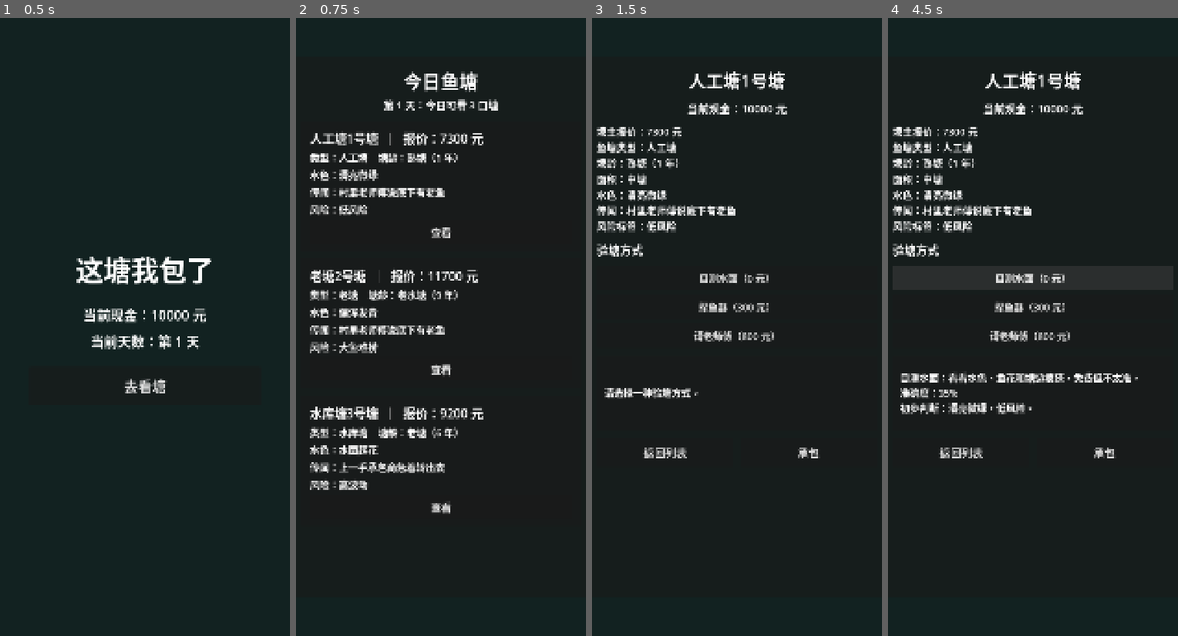
Above: before the commit, frames 1-4 (left to right).
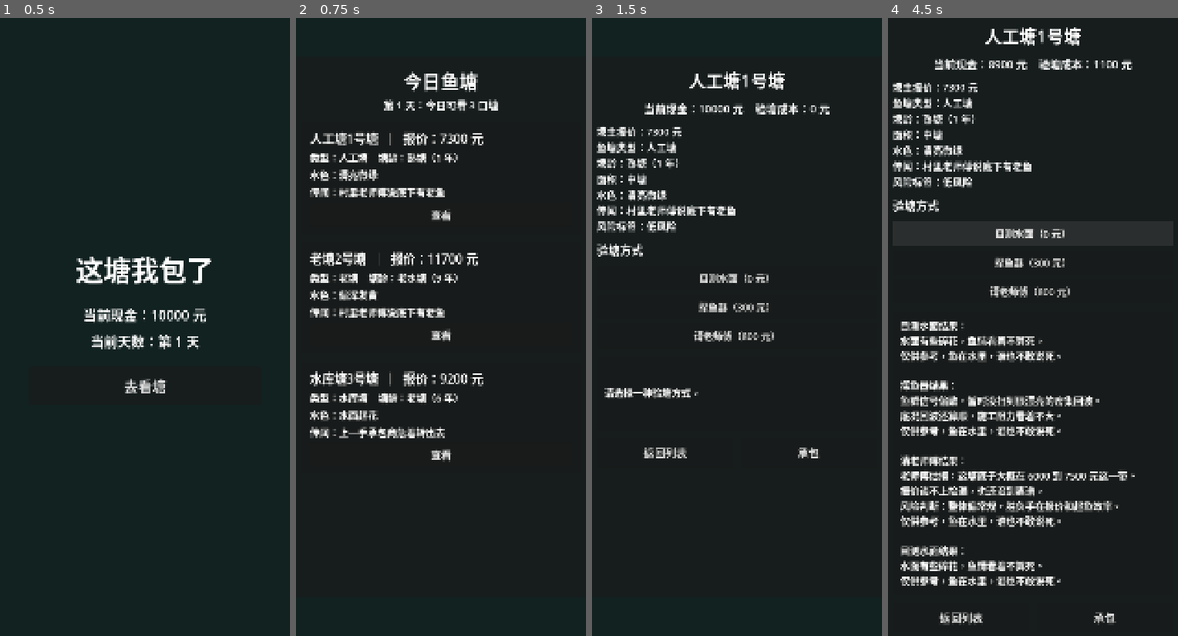
Above: after the commit, the same moments.

Repository: shawnlee6701/fishpond
Game: Godot game, scene res://scenes/Main.tscn
Two runs of this game, one before a commit and one after it. Both use one fixed random seed, a clock stepped at 60 frames per second and the inputs below.
Inputs:
- Up to frame 1 (0.5 s): no input
- Up to frame 2 (0.75 s): click "去看塘" at 0.5 s
- Up to frame 3 (1.5 s): click "查看" at 1.25 s
- Up to frame 4 (4.5 s): click "目测水面（0 元）" at 2 s; click "探鱼器（300 元）" at 2.75 s; click "请老师傅（800 元）" at 3.5 s; click "目测水面（0 元）" at 4.25 s

Frame 1 is identical in both runs. In frame 2, 7.7% of the frame differs, in the area x 4-65%, y 30-81%; in frame 3, 0.8%; in frame 4, 18%, in the area x 1-87%, y 1-99%.

Commit message:
Implement pond inspection system

Diff:
--- a/scripts/game_state.gd
+++ b/scripts/game_state.gd
@@ -5,8 +5,11 @@
 
 var cash: int = 0
 var day: int = 1
+var daily_ponds_day: int = 0
+var daily_ponds: Array[Dictionary] = []
 var current_pond: Dictionary = {}
 var inspection_cost_total: int = 0
+var inspection_results: Array[String] = []
 var one_net_income: int = 0
 var transfer_income: int = 0
 var work_cost: int = 0
@@ -21,8 +24,25 @@
 func reset_round() -> void:
 	current_pond = {}
 	inspection_cost_total = 0
+	inspection_results = []
 	one_net_income = 0
 	transfer_income = 0
 	work_cost = 0
 	fish_income = 0
 	last_result = {}
+
+func can_pay(amount: int) -> bool:
+	return amount <= 0 or cash >= amount
+
+func pay_inspection_cost(amount: int) -> bool:
+	if not can_pay(amount):
+		return false
+
+	if amount > 0:
+		cash -= amount
+		inspection_cost_total += amount
+
+	return true
+
+func add_inspection_result(result_text: String) -> void:
+	inspection_results.append(result_text)
--- /dev/null
+++ b/scripts/inspection_system.gd
@@ -0,0 +1,173 @@
+extends RefCounted
+class_name InspectionSystem
+
+var rng := RandomNumberGenerator.new()
+
+func _init() -> void:
+	rng.randomize()
+
+func generate_result(tool: Dictionary, pond: Dictionary) -> String:
+	var tool_id := str(tool.get("id", "observe"))
+	var tool_name := str(tool.get("name", "验塘"))
+	var accuracy := float(tool.get("accuracy", 0.35))
+	var lines: Array[String] = ["%s结果：" % tool_name]
+
+	match tool_id:
+		"fish_finder":
+			lines.append_array(_build_fish_finder_lines(pond, accuracy))
+		"master":
+			lines.append_array(_build_master_lines(pond, accuracy))
+		_:
+			lines.append_array(_build_observe_lines(pond, accuracy))
+
+	lines.append("仅供参考，鱼在水里，谁也不敢说死。")
+	return "\n".join(lines)
+
+func _build_observe_lines(pond: Dictionary, accuracy: float) -> Array[String]:
+	var lines: Array[String] = []
+	var big_signal := _fuzzy_score(float(pond.get("big_fish_chance", 0.0)), accuracy, 0.34)
+	var king_signal := _fuzzy_score(float(pond.get("fish_king_chance", 0.0)), accuracy, 0.12)
+	var difficulty_signal := _fuzzy_score(float(pond.get("difficulty", 1.0)), accuracy, 1.18)
+
+	if big_signal >= 0.75:
+		lines.append(_pick([
+			"水面偶尔有大翻花，疑似有大鱼活动。",
+			"塘边能看见几处重口痕迹，像是有大货游过。"
+		]))
+	elif big_signal >= 0.45:
+		lines.append(_pick([
+			"水面有些碎花，鱼情看着不算死。",
+			"浅边有零星动静，但看不出鱼有多大。"
+		]))
+	else:
+		lines.append(_pick([
+			"水面比较安静，暂时看不出明显大鱼迹象。",
+			"表层动静偏少，可能鱼在深处，也可能密度一般。"
+		]))
+
+	if king_signal >= 0.65:
+		lines.append(_pick([
+			"深水区偶尔冒浑泡，像有异常大的东西压底。",
+			"远水位有一两次沉重暗涌，值得留意。"
+		]))
+	elif rng.randf() < 0.35:
+		lines.append(_pick([
+			"深水区看不太透，不能排除藏鱼。",
+			"靠目测看不到底，鱼王这种事只能先打个问号。"
+		]))
+
+	if difficulty_signal >= 0.7:
+		lines.append(_pick([
+			"岸边泥底和水色都不太省心，这塘不好捞。",
+			"下网位置不太舒服，操作难度可能偏高。"
+		]))
+
+	return lines
+
+func _build_fish_finder_lines(pond: Dictionary, accuracy: float) -> Array[String]:
+	var lines: Array[String] = []
+	var big_signal := _fuzzy_score(float(pond.get("big_fish_chance", 0.0)), accuracy, 0.34)
+	var king_signal := _fuzzy_score(float(pond.get("fish_king_chance", 0.0)), accuracy, 0.12)
+	var difficulty_signal := _fuzzy_score(float(pond.get("difficulty", 1.0)), accuracy, 1.18)
+
+	if big_signal >= 0.75:
+		lines.append(_pick([
+			"设备扫到几段中大型回波，像有大鱼带队活动。",
+			"中下层有偏强鱼群信号，大鱼概率看着不低。"
+		]))
+	elif big_signal >= 0.45:
+		lines.append(_pick([
+			"有鱼群信号，但大小分布不算特别亮眼。",
+			"中层回波断断续续，可能有货，但不算稳。"
+		]))
+	else:
+		lines.append(_pick([
+			"鱼群信号偏散，暂时没扫到很漂亮的密集回波。",
+			"设备反馈一般，像是鱼少或鱼口比较滑。"
+		]))
+
+	if king_signal >= 0.65:
+		lines.append(_pick([
+			"深水区有异常大型信号，不过设备没法确认是不是鱼王。",
+			"底层出现过一段很重的回波，值得谨慎加分。"
+		]))
+	elif king_signal >= 0.35:
+		lines.append(_pick([
+			"底层偶有大回波，可能是大鱼，也可能是障碍物。",
+			"深处信号不干净，有点机会但别太上头。"
+		]))
+
+	if difficulty_signal >= 0.7:
+		lines.append(_pick([
+			"水下结构比较乱，真下网可能会费工。",
+			"底况不算清爽，捞鱼难度可能偏高。"
+		]))
+	else:
+		lines.append(_pick([
+			"底况回波还算顺，施工阻力看着不大。",
+			"下层结构不算复杂，操作风险暂时可控。"
+		]))
+
+	return lines
+
+func _build_master_lines(pond: Dictionary, accuracy: float) -> Array[String]:
+	var lines: Array[String] = []
+	var hidden_value := float(pond.get("hidden_value", 0))
+	var quote_price := float(pond.get("quote_price", 0))
+	var difficulty_signal := _fuzzy_score(float(pond.get("difficulty", 1.0)), accuracy, 1.18)
+	var big_signal := _fuzzy_score(float(pond.get("big_fish_chance", 0.0)), accuracy, 0.34)
+	var value_range := _estimate_value_range(hidden_value, accuracy)
+
+	lines.append("老师傅估摸：这塘底子大概在 %d 到 %d 元这一带。" % [value_range.x, value_range.y])
+
+	if quote_price <= hidden_value * rng.randf_range(0.78, 0.95):
+		lines.append(_pick([
+			"塘主报价看着有机会，但得防鱼不好起。",
+			"这报价不算硬，顺利的话有赚头。"
+		]))
+	elif quote_price >= hidden_value * rng.randf_range(1.08, 1.28):
+		lines.append(_pick([
+			"报价不算便宜，除非真出大货，不然压力不小。",
+			"老板要价偏满，回旋余地可能不多。"
+		]))
+	else:
+		lines.append(_pick([
+			"价格大致在合理区间，赚亏主要看操作和运气。",
+			"报价谈不上捡漏，也还没到离谱。"
+		]))
+
+	if difficulty_signal >= 0.7:
+		lines.append(_pick([
+			"风险判断：这塘不好捞，人工和时间都要多留。",
+			"风险判断：水底情况可能拖后腿，别只看鱼价。"
+		]))
+	elif big_signal >= 0.7:
+		lines.append(_pick([
+			"风险判断：有大鱼想象空间，但波动也会更大。",
+			"风险判断：值得一搏，不过别把大鱼当成必出。"
+		]))
+	else:
+		lines.append(_pick([
+			"风险判断：整体偏常规，胜负手在报价和起鱼效率。",
+			"风险判断：没有特别吓人的信号，但也看不出稳赚。"
+		]))
+
+	return lines
+
+func _fuzzy_score(value: float, accuracy: float, high_value: float) -> float:
+	var noise := lerpf(0.38, 0.12, clampf(accuracy, 0.0, 1.0))
+	var normalized := clampf(value / high_value, 0.0, 1.0)
+	return clampf(normalized + rng.randf_range(-noise, noise), 0.0, 1.0)
+
+func _estimate_value_range(hidden_value: float, accuracy: float) -> Vector2i:
+	var noise := lerpf(0.5, 0.2, clampf(accuracy, 0.0, 1.0))
+	var center := hidden_value * rng.randf_range(1.0 - noise, 1.0 + noise)
+	var lower := _round_to_nearest(maxf(1000.0, center * rng.randf_range(0.8, 0.92)), 500)
+	var upper := _round_to_nearest(maxf(float(lower + 500), center * rng.randf_range(1.08, 1.24)), 500)
+	return Vector2i(lower, upper)
+
+func _round_to_nearest(value: float, step: int) -> int:
+	return int(round(value / float(step)) * float(step))
+
+func _pick(options: Array) -> String:
+	return str(options[rng.randi_range(0, options.size() - 1)])
--- a/scripts/pond_detail.gd
+++ b/scripts/pond_detail.gd
@@ -1,6 +1,7 @@
 extends Control
 
 const DataLoaderScript := preload("res://scripts/data_loader.gd")
+const InspectionSystemScript := preload("res://scripts/inspection_system.gd")
 
 @onready var title_label: Label = $Panel/Margin/Content/TitleLabel
 @onready var cash_label: Label = $Panel/Margin/Content/CashLabel
@@ -13,6 +14,7 @@
 var game_state: GameState
 var screen_container: Control
 var tools: Array = []
+var inspection_system := InspectionSystemScript.new()
 
 func setup(next_game_state: GameState, next_screen_container: Control) -> void:
 	game_state = next_game_state
@@ -31,7 +33,8 @@
 func _render_detail() -> void:
 	var pond := game_state.current_pond
 	title_label.text = str(pond.get("name", "未选择鱼塘"))
-	cash_label.text = "当前现金：%d 元" % game_state.cash
+	_update_cash_label()
+	_render_inspection_results()
 	info_label.text = "\n".join([
 		"塘主报价：%d 元" % int(pond.get("quote_price", 0)),
 		"鱼塘类型：%s" % pond.get("pond_type_name", "-"),
@@ -56,16 +59,31 @@
 
 func _on_inspection_pressed(tool: Dictionary) -> void:
 	var pond := game_state.current_pond
-	result_label.text = "%s：%s\n准确度：%d%%\n初步判断：%s，%s。" % [
-		tool["name"],
-		tool["description"],
-		int(float(tool["accuracy"]) * 100.0),
-		pond.get("water_state", "水色不明"),
-		pond.get("risk_tag", "风险未知")
-	]
+	var cost := int(tool.get("cost", 0))
+	if not game_state.pay_inspection_cost(cost):
+		_append_system_message("现金不足，不能使用%s（需要 %d 元）。" % [tool.get("name", "该验塘方式"), cost])
+		return
+
+	var result_text := inspection_system.generate_result(tool, pond)
+	game_state.add_inspection_result(result_text)
+	_update_cash_label()
+	_render_inspection_results()
 
 func _on_contract_pressed() -> void:
 	result_label.text = "承包功能将在下一步实现。"
 
 func _on_back_pressed() -> void:
 	UIController.show_pond_list(screen_container, game_state)
+
+func _update_cash_label() -> void:
+	cash_label.text = "当前现金：%d 元    验塘成本：%d 元" % [game_state.cash, game_state.inspection_cost_total]
+
+func _render_inspection_results() -> void:
+	if game_state.inspection_results.is_empty():
+		result_label.text = "请选择一种验塘方式。"
+	else:
+		result_label.text = "\n\n".join(game_state.inspection_results)
+
+func _append_system_message(message: String) -> void:
+	game_state.add_inspection_result(message)
+	_render_inspection_results()
--- a/scripts/pond_list.gd
+++ b/scripts/pond_list.gd
@@ -19,8 +19,12 @@
 	_render_ponds()
 
 func _render_ponds() -> void:
-	var generator := PondGeneratorScript.new()
-	var ponds := generator.generate_daily_ponds(game_state.day)
+	if game_state.daily_ponds_day != game_state.day or game_state.daily_ponds.is_empty():
+		var generator := PondGeneratorScript.new()
+		game_state.daily_ponds = generator.generate_daily_ponds(game_state.day)
+		game_state.daily_ponds_day = game_state.day
+
+	var ponds := game_state.daily_ponds
 	day_label.text = "第 %d 天：今日可看 3 口塘" % game_state.day
 
 	for child in card_list.get_children():
@@ -31,7 +35,7 @@
 
 func _create_pond_card(pond: Dictionary) -> PanelContainer:
 	var card := PanelContainer.new()
-	card.custom_minimum_size = Vector2(0, 330)
+	card.custom_minimum_size = Vector2(0, 290)
 
 	var margin := MarginContainer.new()
 	margin.name = "Margin"
@@ -67,11 +71,6 @@
 	rumor.add_theme_font_size_override("font_size", 30)
 	content.add_child(rumor)
 
-	var risk := Label.new()
-	risk.text = "风险：%s" % pond["risk_tag"]
-	risk.add_theme_font_size_override("font_size", 30)
-	content.add_child(risk)
-
 	var view_button := Button.new()
 	view_button.name = "ViewButton"
 	view_button.text = "查看"
--- a/scripts/ui_controller.gd
+++ b/scripts/ui_controller.gd
@@ -17,6 +17,7 @@
 	replace_screen(container, screen)
 
 static func show_pond_detail(container: Control, game_state: GameState, pond: Dictionary) -> void:
+	game_state.reset_round()
 	game_state.current_pond = pond
 	var screen := POND_DETAIL_SCENE.instantiate()
 	screen.setup(game_state, container)
Not shown, added: scripts/inspection_system.gd.uid
